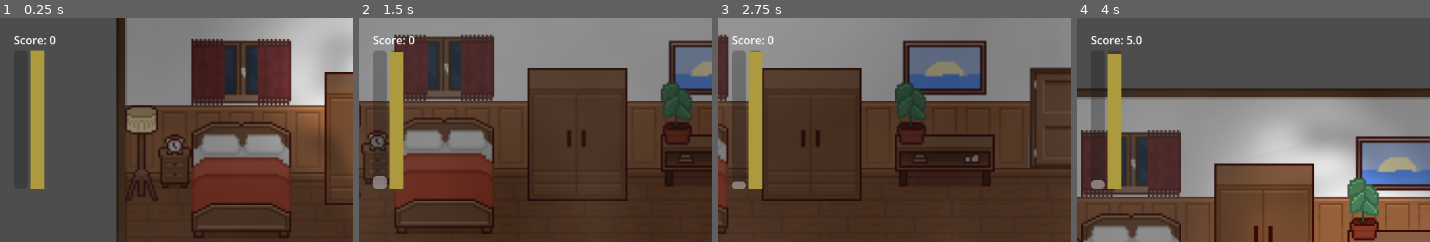
Above: before the commit, frames 1-4 (left to right).
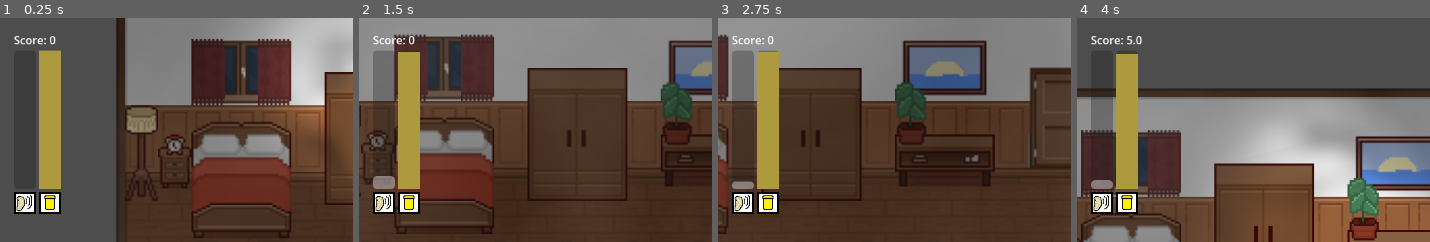
Above: after the commit, the same moments.

Repository: ethantheb/jammers
Game: Godot game, scene res://scenes/bedroom.tscn
Same seed, same stepped clock (60 frames per second), same inputs: the game is played once before the commit and once after it.
Inputs (mouse positions are % of the whole screen's width and height, from its top left):
- Up to frame 1 (0.25 s): no input
- Up to frame 2 (1.5 s): tap Enter at 0.5 s; move the mouse to (81, 45) at 0.52 s; hold Right (ui_right) 0.53-1.28 s; tap Q at 0.6 s; click (81, 45) at 0.67 s; move the mouse to (34, 55) at 1.27 s; hold Down (ui_down) from 1.28 s (still down); tap P at 1.35 s
- Up to frame 3 (2.75 s): tap Space at 2 s; move the mouse to (68, 28) at 2.02 s; release Down (ui_down) at 2.03 s; hold Right (ui_right) from 2.03 s (still down); tap Q at 2.1 s
- Up to frame 4 (4 s): move the mouse to (51, 70) at 2.77 s; release Right (ui_right) at 2.78 s; hold Up (ui_up) 2.78-3.53 s; tap P at 2.85 s; click (51, 70) at 2.92 s; move the mouse to (91, 65) at 3.52 s; hold Left (ui_left) from 3.53 s (still down); tap Q at 3.6 s
The pictures show only the part of the screen within x 0-50%, y 0-50%; the shares and areas given below are measured in that part.

The runs differ from the first frame. In frame 1, 5.8% of the frame differs, in the area x 3-18%, y 14-88%; in frame 2, 5.9%; in frame 3, 5.9%; in frame 4, 5.8%.

Commit message:
hud polish

Diff:
--- a/scenes/hud.tscn
+++ b/scenes/hud.tscn
@@ -2,12 +2,17 @@
 
 [ext_resource type="Script" uid="uid://ccungpfaneqye" path="res://scripts/hud.gd" id="1_hud"]
 [ext_resource type="Script" uid="uid://bcw5qltyltgu7" path="res://scripts/impact_label.gd" id="2_oo0fn"]
+[ext_resource type="Texture2D" uid="uid://cy467glpnh3u" path="res://assets/images/earbmp.bmp" id="3_6fi6k"]
+[ext_resource type="Texture2D" uid="uid://bbal5novdxtag" path="res://assets/images/bladder.png" id="4_uo2fv"]
 
 [sub_resource type="StyleBoxFlat" id="StyleBoxFlat_ahhtf"]
 bg_color = Color(0.6785269, 0.60005844, 0.24203965, 1)
 
 [node name="HUD" type="CanvasLayer" unique_id=1677856514]
 script = ExtResource("1_hud")
+piss_meter_max = null
+piss_meter_start = null
+piss_drain_rate = null
 
 [node name="MarginContainer" type="MarginContainer" parent="." unique_id=1648712113]
 anchors_preset = 15
@@ -34,7 +39,10 @@
 [node name="HBoxContainer" type="HBoxContainer" parent="MarginContainer/VBoxContainer" unique_id=1036260222]
 layout_mode = 2
 
-[node name="ProgressBar" type="ProgressBar" parent="MarginContainer/VBoxContainer/HBoxContainer" unique_id=140433787]
+[node name="VBoxContainer" type="VBoxContainer" parent="MarginContainer/VBoxContainer/HBoxContainer" unique_id=176027234]
+layout_mode = 2
+
+[node name="NoiseMeter" type="ProgressBar" parent="MarginContainer/VBoxContainer/HBoxContainer/VBoxContainer" unique_id=140433787]
 custom_minimum_size = Vector2(20, 200)
 layout_mode = 2
 max_value = 1.0
@@ -42,7 +50,14 @@
 fill_mode = 3
 show_percentage = false
 
-[node name="PissMeter" type="ProgressBar" parent="MarginContainer/VBoxContainer/HBoxContainer" unique_id=353442701]
+[node name="TextureRect" type="TextureRect" parent="MarginContainer/VBoxContainer/HBoxContainer/VBoxContainer" unique_id=904466765]
+layout_mode = 2
+texture = ExtResource("3_6fi6k")
+
+[node name="VBoxContainer2" type="VBoxContainer" parent="MarginContainer/VBoxContainer/HBoxContainer" unique_id=1586648407]
+layout_mode = 2
+
+[node name="PissMeter" type="ProgressBar" parent="MarginContainer/VBoxContainer/HBoxContainer/VBoxContainer2" unique_id=353442701]
 custom_minimum_size = Vector2(20, 200)
 layout_mode = 2
 theme_override_styles/fill = SubResource("StyleBoxFlat_ahhtf")
@@ -51,6 +66,10 @@
 value = 1.0
 fill_mode = 3
 show_percentage = false
+
+[node name="TextureRect2" type="TextureRect" parent="MarginContainer/VBoxContainer/HBoxContainer/VBoxContainer2" unique_id=87477947]
+layout_mode = 2
+texture = ExtResource("4_uo2fv")
 
 [node name="InteractionPrompt" type="Label" parent="." unique_id=1926764483]
 anchors_preset = 7
--- a/scripts/hud.gd
+++ b/scripts/hud.gd
@@ -3,8 +3,8 @@
 const HUD_CANVAS_LAYER: int = 120
 
 @onready var score_label: ImpactLabel = $MarginContainer/VBoxContainer/ScoreLabel
-@onready var progress_bar: ProgressBar = $MarginContainer/VBoxContainer/HBoxContainer/ProgressBar
-@onready var piss_meter: ProgressBar = $MarginContainer/VBoxContainer/HBoxContainer/PissMeter
+@onready var noise_meter: ProgressBar = $MarginContainer/VBoxContainer/HBoxContainer/VBoxContainer/NoiseMeter
+@onready var piss_meter: ProgressBar = $MarginContainer/VBoxContainer/HBoxContainer/VBoxContainer2/PissMeter
 @onready var interaction_prompt_label: Label = $InteractionPrompt
 
 var elapsed_time: float = 0.0
@@ -26,7 +26,7 @@
 
 func _ready() -> void:
 	layer = HUD_CANVAS_LAYER
-	original_bar_position = progress_bar.position
+	original_bar_position = noise_meter.position
 	piss_meter.max_value = piss_meter_max
 	piss_meter.value = clamp(piss_meter_start, 0.0, piss_meter_max)
 
@@ -36,8 +36,8 @@
 	if is_pissing and piss_meter.value > 0.0:
 		piss_meter.value = max(0.0, piss_meter.value - (piss_drain_rate * delta))
 	_apply_continuous_noise(delta)
-	if time_since_noise >= 1.0 and progress_bar.value > 0.0 and continuous_noises.size() == 0:
-		progress_bar.value = max(0.0, progress_bar.value - (NOISE_DECAY_RATE * delta))
+	if time_since_noise >= 1.0 and noise_meter.value > 0.0 and continuous_noises.size() == 0:
+		noise_meter.value = max(0.0, noise_meter.value - (NOISE_DECAY_RATE * delta))
 
 	# Handle shake
 	var shake_magnitude = _update_recent_noises()
@@ -48,12 +48,12 @@
 			randf_range(-shake_strength, shake_strength),
 			randf_range(-shake_strength, shake_strength)
 		)
-		progress_bar.position = original_bar_position + shake_offset
+		noise_meter.position = original_bar_position + shake_offset
 	else:
-		progress_bar.position = original_bar_position
+		noise_meter.position = original_bar_position
 
 func make_one_noise(percent: float) -> void:
-	progress_bar.value += percent
+	noise_meter.value += percent
 	time_since_noise = 0.0
 	shake_timer = shake_duration
 	_record_noise_magnitude(abs(percent))
@@ -76,7 +76,7 @@
 		var rate = float(value)
 		total_rate += rate
 	if not is_zero_approx(total_rate):
-		progress_bar.value += total_rate * delta
+		noise_meter.value += total_rate * delta
 		shake_timer = shake_duration
 
 func _record_noise_magnitude(magnitude: float) -> void:
Binary file added: assets/images/bladder.png
Binary file added: assets/images/earbmp.bmp
